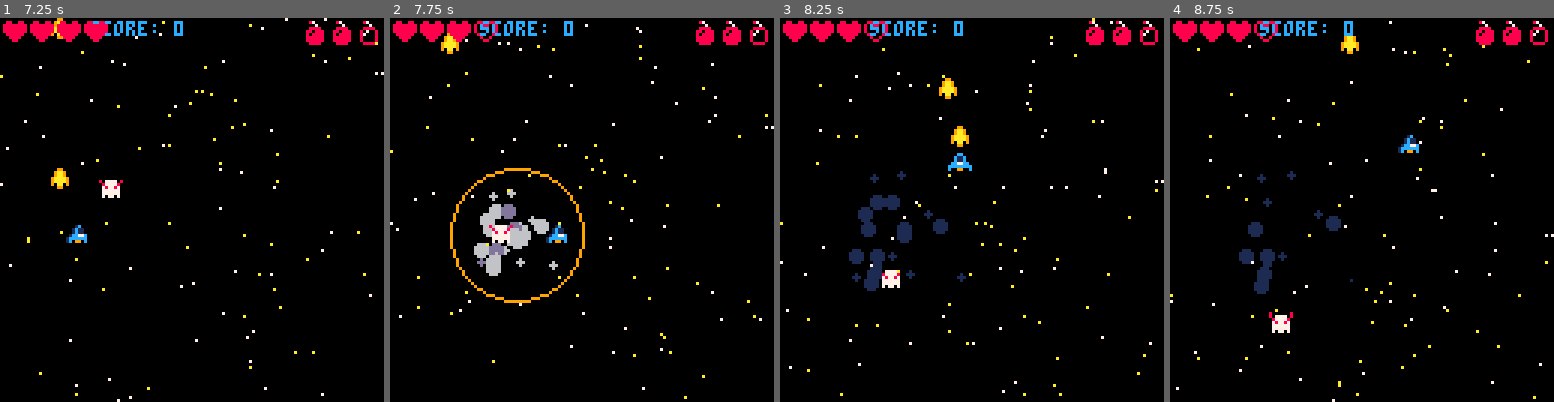
Above: before the commit, frames 1-4 (left to right).
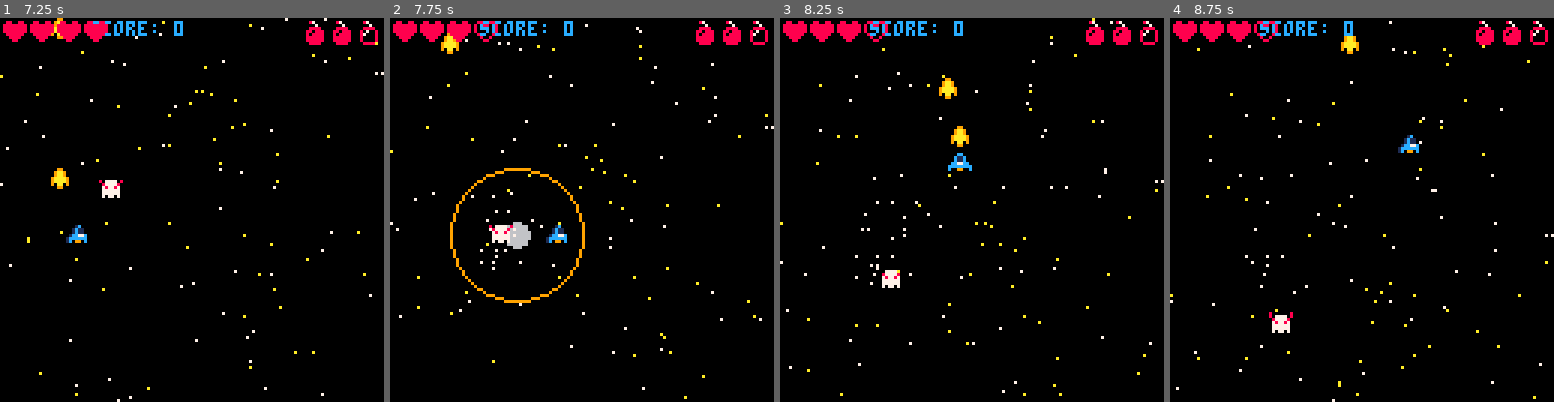
Above: after the commit, the same moments.

Repository: ljsnell/pico-8-shmup
Game: PICO-8 cartridge shmup.p8
The game is run twice, just before and just after one commit, with the same random seed, the same clock (stepped at 60 frames per second) and the same inputs.
Inputs:
- Up to frame 1 (7.25 s): tap O (Z key) at 0.33, 0.7, 1.43, 2.22, 3.1, 3.98, 4.87, 5.75, 6.63 s; tap X (X key) at 1.07, 2.07, 2.4, 2.73, 3.07, 3.4, 3.73, 4.07, 4.4, 4.73, 5.07, 5.4, 5.73, 6.07, 6.4, 6.73, 7.07 s; hold Left 1.97-2.37 s; hold Down 2.42-2.82 s; hold Right 2.87-3.53 s; hold Up 3.58-4.08 s; hold Right 4.13-4.53 s; hold Down 4.58-5.08 s; hold Left 5.13-5.8 s; hold Up 5.85-6.18 s; hold Left 6.23-6.63 s; hold Down 6.68-7.08 s; hold Right from 7.13 s (still down)
- Up to frame 2 (7.75 s): keep holding Right; tap X (X key) at 7.4, 7.73 s; tap O (Z key) at 7.52 s
- Up to frame 3 (8.25 s): release Right at 7.8 s; hold Up from 7.85 s (still down); tap X (X key) at 8.07 s
- Up to frame 4 (8.75 s): release Up at 8.35 s; tap X (X key) at 8.4, 8.73 s; tap O (Z key) at 8.4 s; hold Right from 8.4 s (still down)

Frame 1 is identical in both runs. In frame 2, 1.2% of the frame differs, in the area x 21-44%, y 44-68%; in frame 3, 1.5%, in the area x 17-49%, y 39-72%; in frame 4, 0.9%.

Commit message:
Added the sparks.

Diff:
--- a/shmup.p8
+++ b/shmup.p8
@@ -101,6 +101,7 @@
 		myp.size=1+rnd(2)
 		myp.maxage=30+rnd(20)
 		myp.blue=isblue
+		myp.spark=true
 
 		add(parts,myp)
 	end
@@ -188,7 +189,11 @@
 			pc=page_red(myp.age)
 		end
 
-		circfill(myp.x,myp.y,myp.size,pc)
+		if myp.spark then
+			pset(myp.x,myp.y,7)
+		else
+			circfill(myp.x,myp.y,myp.size,pc)
+		end
 		myp.x+=myp.sx
 		myp.y+=myp.sy
 
